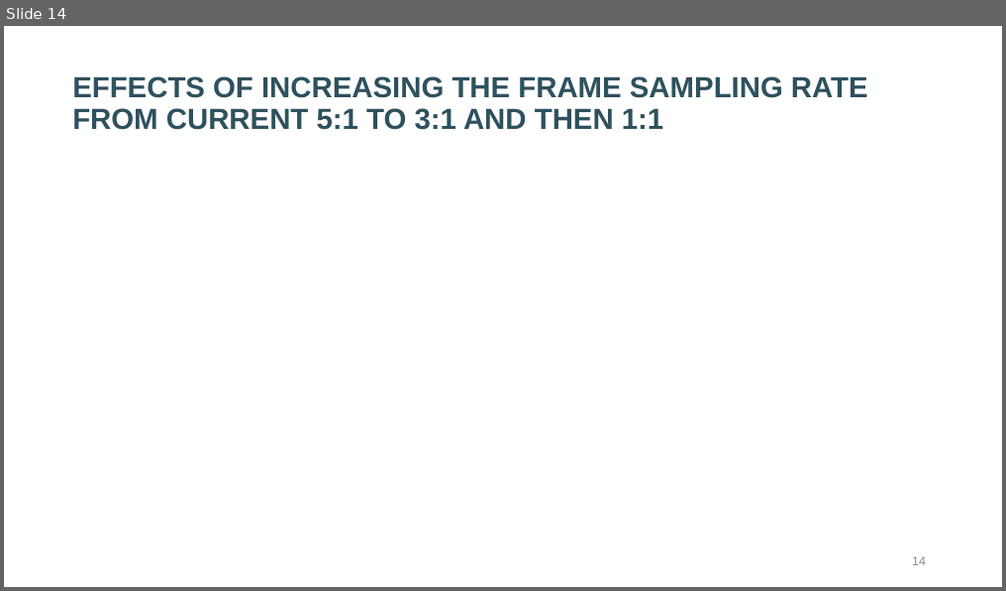
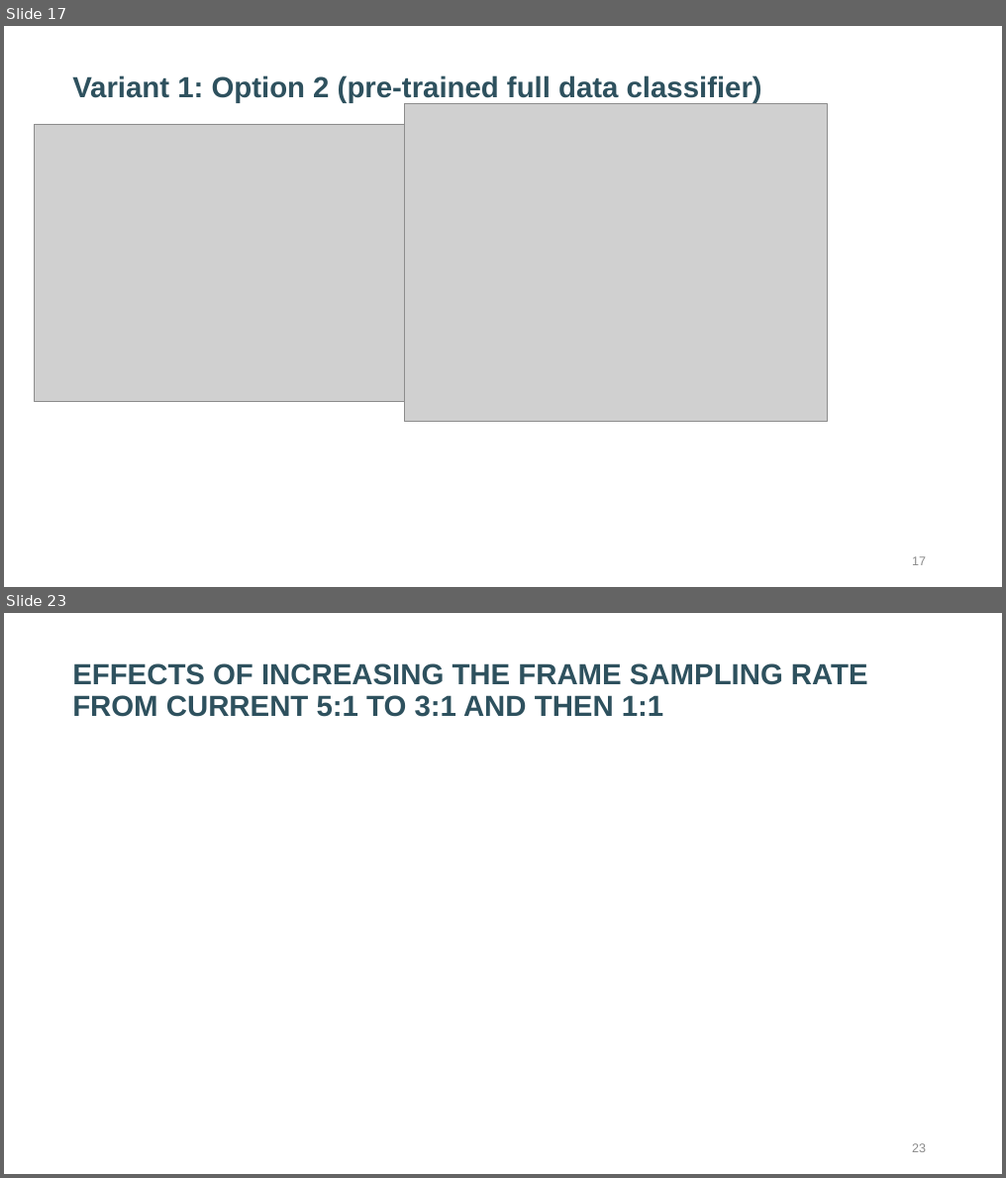
Before and after one commit to karthik111/video_anomaly_detection, a slide deck: docs/Video Anomaly Detection – Design Notes v5.pptx. Shown one above the other, each under a label of ours: slide 14 before the commit, slides 17 and 23 after it; the slides between them are not shown. The pictures are 1006x591 and 1006x1178 pixels, drawn with LibreOffice and Linux fonts; fonts in the diff are those of the drawing; grey boxes stand for pictures. Boxes give left, top, right and bottom in pixels: in the first picture for what was removed or moved away, otherwise in the second. Text is boxed around its words. In the diff, an @@ line names an element or a change of style, - is before the commit and + after.

```diff
--- a/docs/Video Anomaly Detection – Design Notes v5.pptx
+++ b/docs/Video Anomaly Detection – Design Notes v5.pptx
@@ slide 17 added at box(4, 26, 1002, 587), background #FFFFFF @@
@@ title added at box(72, 76, 762, 103), 28 pt, text #2E515E, bold @@
+Variant 1: Option 2 (pre-trained full data classifier)
@@ picture added at box(405, 104, 828, 421) @@
@@ picture added at box(35, 124, 405, 401) @@
@@ page number added at box(912, 557, 926, 566), 12 pt, text #8C8C8C @@
+17
@@ what was slide 14 is now slide 23 @@
@@ page number at box(912, 1144, 926, 1153): text changed @@
-14
+23
```
Also in this commit, not shown: 4 slides changed, 7 other slides added, 9 other files.
